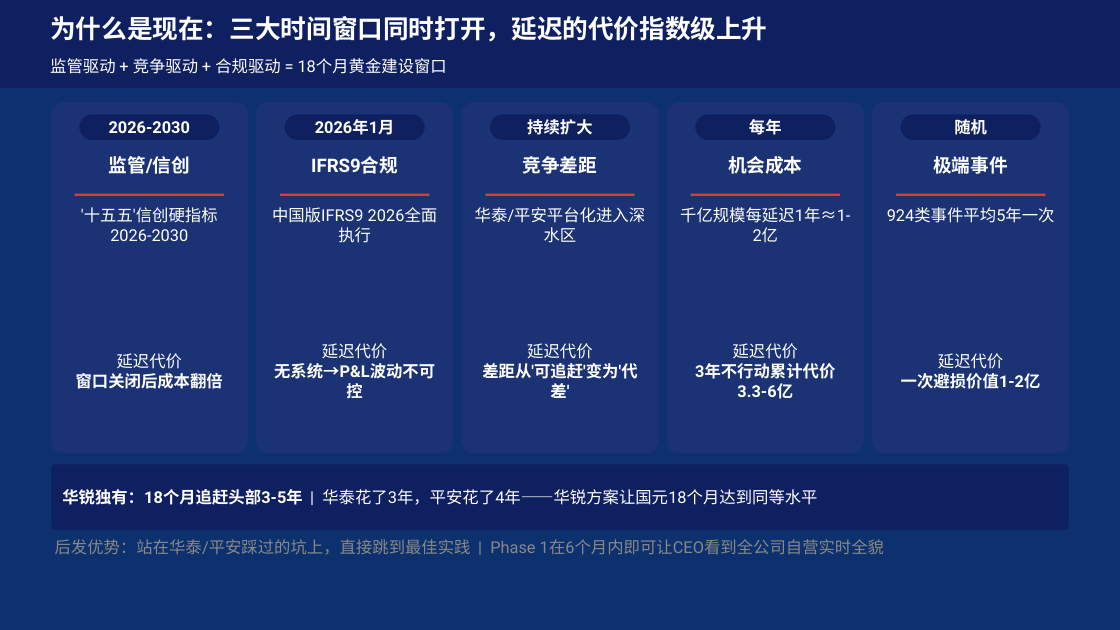
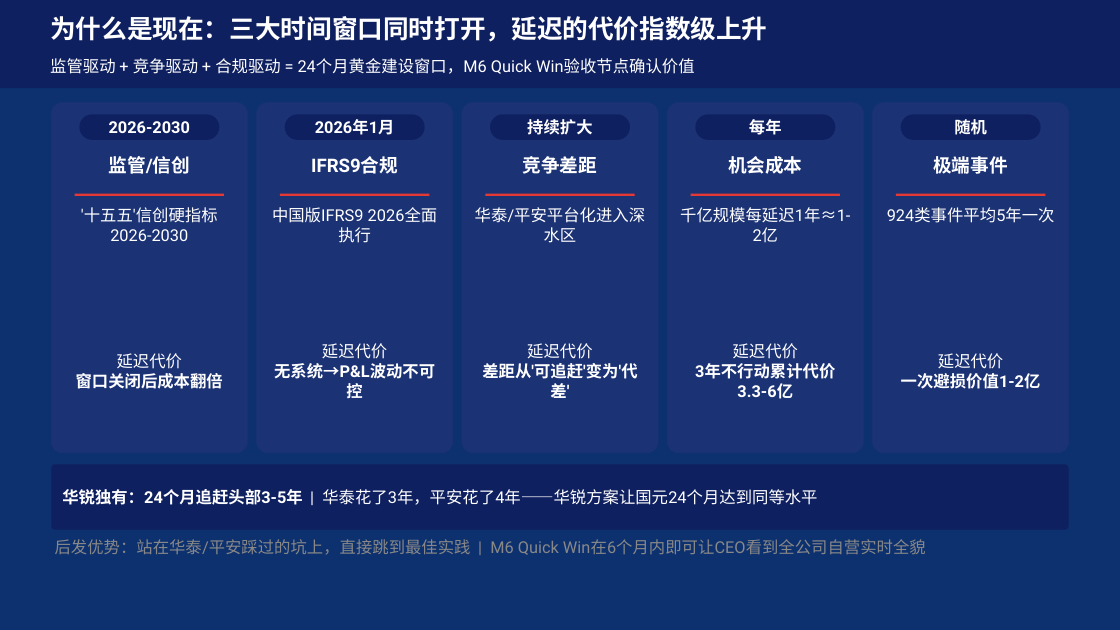
Before and after one commit to BellyFish99/ficc-projDocs, a slide deck: slide 12 of gy/gy_ppt.pptx. Drawn at 1120x630 pixels with LibreOffice and Linux fonts; fonts in the diff are those of the drawing; background and template pictures are left out. Boxes give left, top, right and bottom in pixels: in the first picture for what was removed or moved away, otherwise in the second. Text is boxed around its words. In the diff, an @@ line names an element or a change of style, - is before the commit and + after.

```diff
--- a/gy/gy_ppt.pptx
+++ b/gy/gy_ppt.pptx
@@ text at [50, 58, 695, 74]: text changed @@
-监管驱动 + 竞争驱动 + 合规驱动 = 18个月黄金建设窗口
+监管驱动 + 竞争驱动 + 合规驱动 = 24个月黄金建设窗口，M6 Quick Win验收节点确认价值
@@ text in rounded rectangle at [62, 489, 817, 505]: text changed @@
-华锐独有：18个月追赶头部3-5年 | 华泰花了3年，平安花了4年——华锐方案让国元18个月达到同等水平
+华锐独有：24个月追赶头部3-5年 | 华泰花了3年，平安花了4年——华锐方案让国元24个月达到同等水平
@@ text at [55, 539, 926, 555]: text changed @@
-后发优势：站在华泰/平安踩过的坑上，直接跳到最佳实践 | Phase 1在6个月内即可让CEO看到全公司自营实时全貌
+后发优势：站在华泰/平安踩过的坑上，直接跳到最佳实践 | M6 Quick Win在6个月内即可让CEO看到全公司自营实时全貌
```
Also in this commit, not shown: 3 other slides changed, 1 other file.
